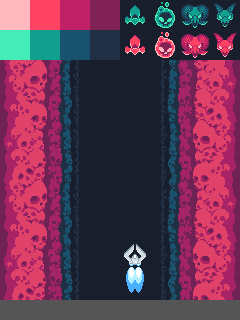
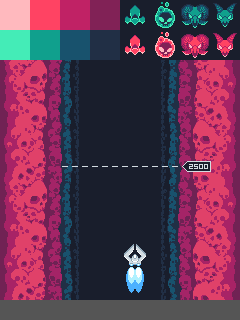
Layers edited between the first and the second 240x320 image:
added layer "Layer 4" above "exhaust" over [62, 161, 211, 172]
